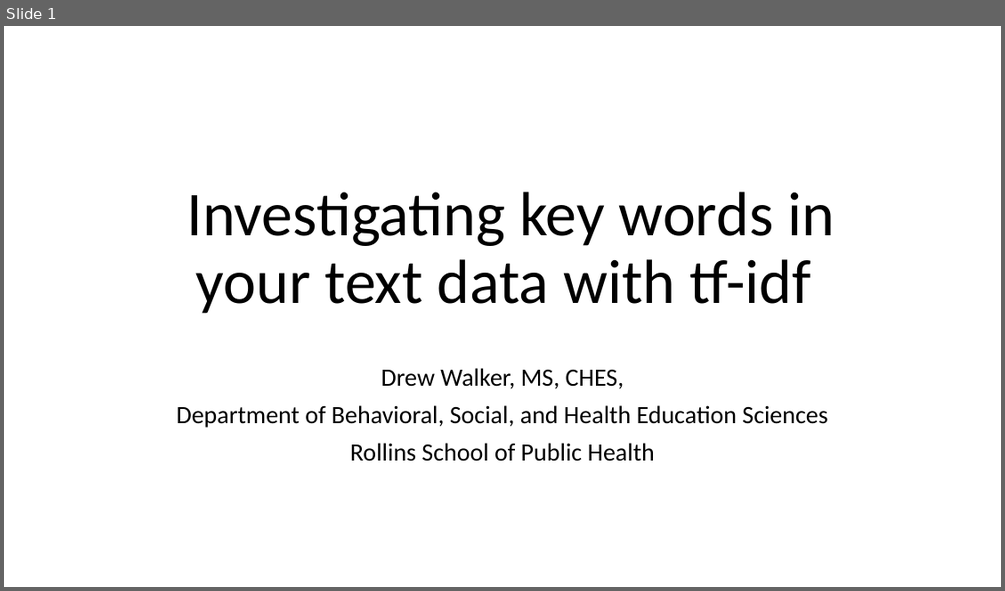
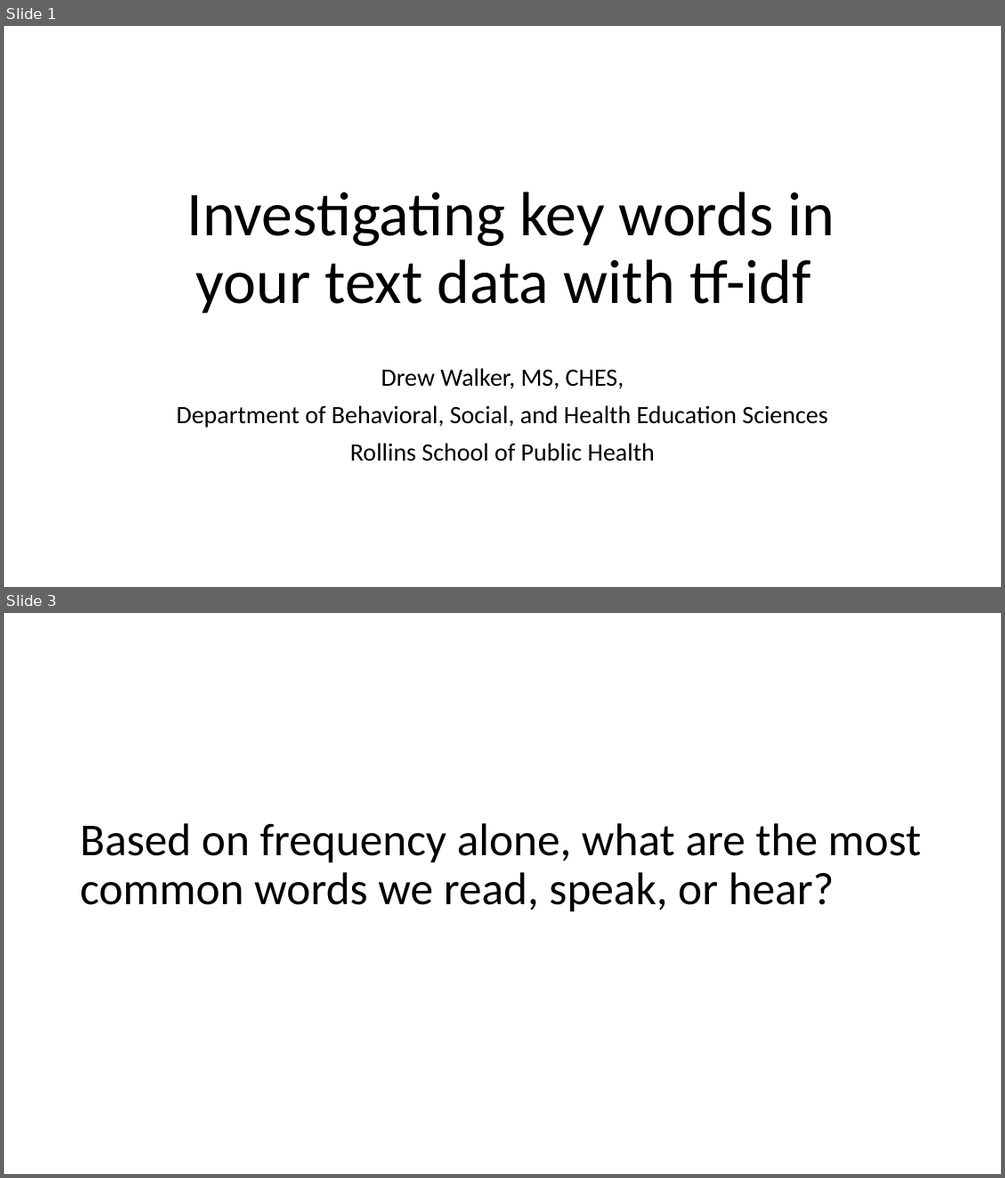
Before and after one commit to drew-walkerr/tf_idf_lesson, a slide deck: tf_idf teaching_in_pub_health.pptx. Shown one above the other, each under a label of ours: slide 1 before the commit, slides 1 and 3 after it; the slides between them are not shown. The pictures are 1005x591 and 1005x1178 pixels, drawn with LibreOffice and Linux fonts; fonts in the diff are those of the drawing. Boxes give left, top, right and bottom in pixels: in the first picture for what was removed or moved away, otherwise in the second. Text is boxed around its words. In the diff, an @@ line names an element or a change of style, - is before the commit and + after.

```diff
--- a/tf_idf teaching_in_pub_health.pptx
+++ b/tf_idf teaching_in_pub_health.pptx
@@ slide 3 added at bbox=[4, 613, 1001, 1174], background #FFFFFF @@
@@ title added at bbox=[80, 823, 922, 912], 44 pt, text #000000 @@
+Based on frequency alone, what are the most common words we read, speak, or hear?
```
Also in this commit, not shown: 2 slides changed, 3 other slides added, 1 other file.
